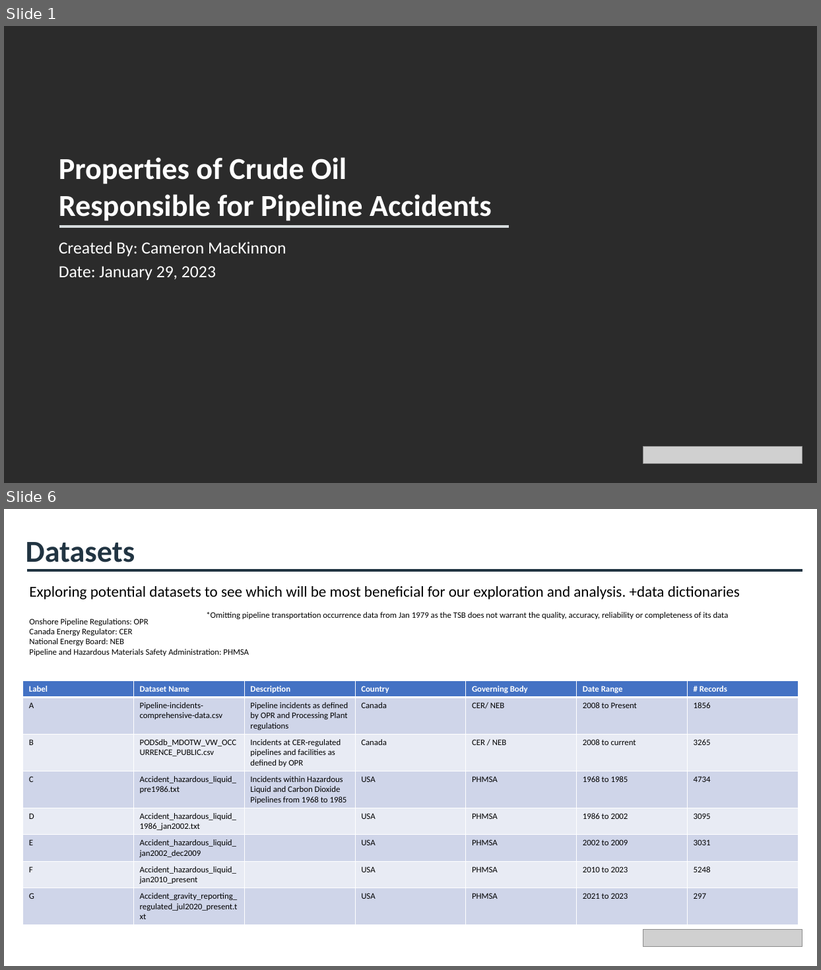
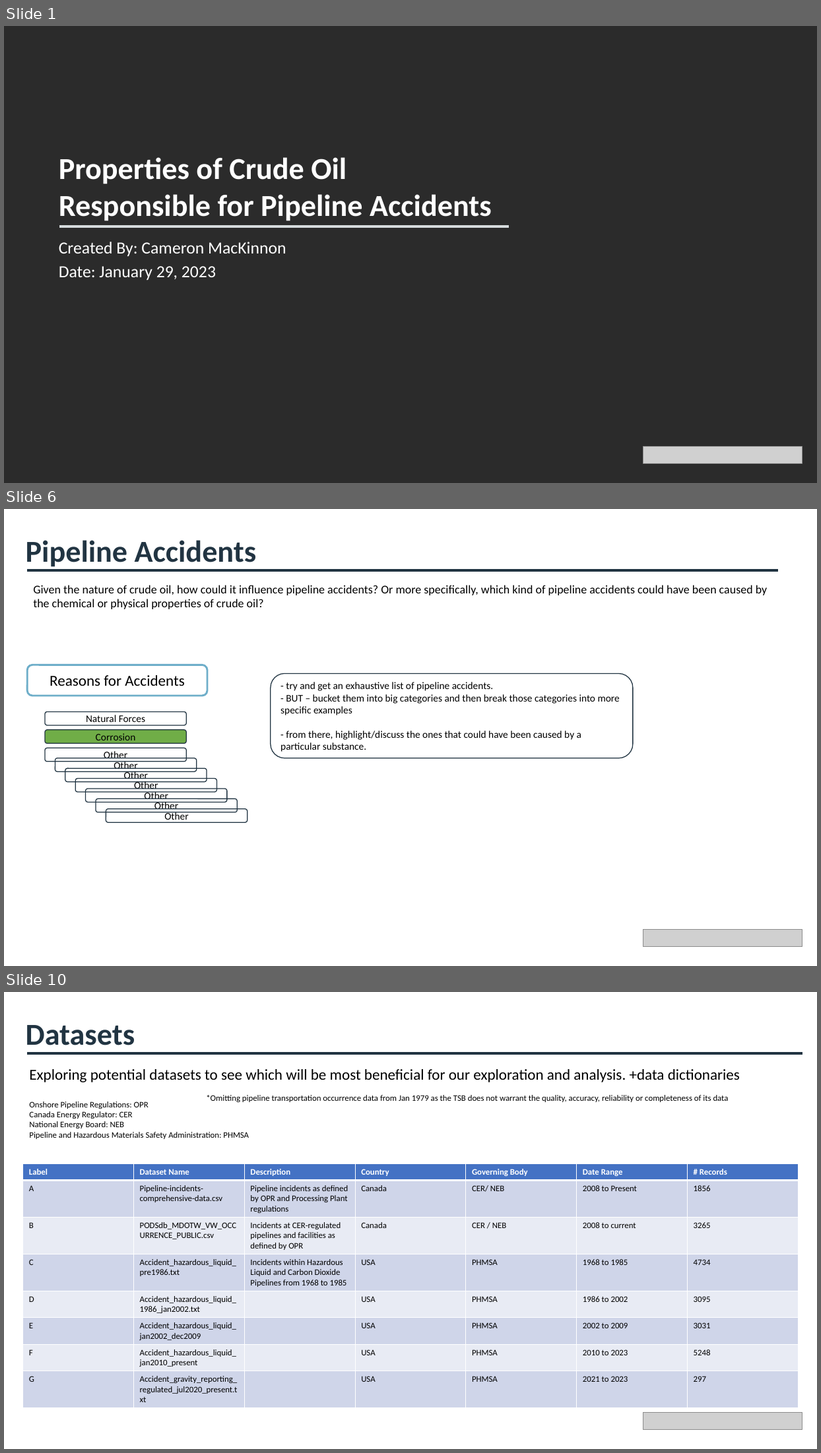
Before and after one commit to cameronmackinnon/crude_oil_accidents, a slide deck: presentations/Pipeline Accidents Presentation v0.pptx. Shown one above the other, each under a label of ours: slides 1 and 6 before the commit, slides 1, 6 and 10 after it; the slides between them are not shown. The pictures are 821x970 and 821x1453 pixels, drawn with LibreOffice and Linux fonts; fonts in the diff are those of the drawing; grey boxes stand for pictures; background and template pictures are left out; a plain dark background stands for a picture behind light text. Boxes give left, top, right and bottom in pixels: in the first picture for what was removed or moved away, otherwise in the second. Text is boxed around its words. In the diff, an @@ line names an element or a change of style, - is before the commit and + after.

```diff
--- a/presentations/Pipeline Accidents Presentation v0.pptx
+++ b/presentations/Pipeline Accidents Presentation v0.pptx
@@ slide 6 added at box(4, 509, 817, 966), background #FFFFFF @@
@@ text added at box(26, 540, 257, 570), 36 pt, text #213442, bold @@
+Pipeline Accidents
@@ line added from (27, 570) to (779, 570), #213442 3 pt @@
@@ text added at box(33, 585, 768, 609), 14 pt, text #000000 @@
+Given the nature of crude oil, how could it influence pipeline accidents? Or more specifically, which kind of pipeline accidents could have been caused by the chemical or physical properties of crude oil?
@@ rounded rectangle added at box(27, 665, 207, 696), outline #6EAEC9 2.25 pt, 18 pt, text #000000 @@
+Reasons for Accidents
@@ rounded rectangle added at box(271, 674, 633, 758), outline #213442 1 pt, 12 pt, text #000000 @@
+- try and get an exhaustive list of pipeline accidents.
+- BUT – bucket them into big categories and then break those categories into more specific examples
+- from there, highlight/discuss the ones that could have been caused by a particular substance.
@@ rounded rectangle added at box(45, 712, 186, 725), outline #213442 1 pt, 12 pt, text #000000 @@
+Natural Forces
@@ rounded rectangle added at box(45, 730, 186, 743), fill #70AD47, outline #213442 1 pt, 12 pt, text #000000 @@
+Corrosion
@@ rounded rectangle added at box(45, 748, 186, 762), outline #213442 1 pt, 12 pt, text #000000 @@
+Other
@@ rounded rectangle added at box(55, 758, 197, 772), outline #213442 1 pt, 12 pt, text #000000 @@
+Other
@@ rounded rectangle added at box(65, 768, 207, 782), outline #213442 1 pt, 12 pt, text #000000 @@
+Other
@@ rounded rectangle added at box(75, 779, 217, 792), outline #213442 1 pt, 12 pt, text #000000 @@
+Other
@@ rounded rectangle added at box(86, 789, 227, 803), outline #213442 1 pt, 12 pt, text #000000 @@
+Other
@@ rounded rectangle added at box(96, 799, 237, 812), outline #213442 1 pt, 12 pt, text #000000 @@
+Other
@@ rounded rectangle added at box(106, 809, 248, 823), outline #213442 1 pt, 12 pt, text #000000 @@
+Other
@@ picture added at box(644, 930, 803, 947) @@
@@ what was slide 6 is now slide 10 @@
```
Also in this commit, not shown: 7 slides changed, 6 other slides added, 4 other files.
